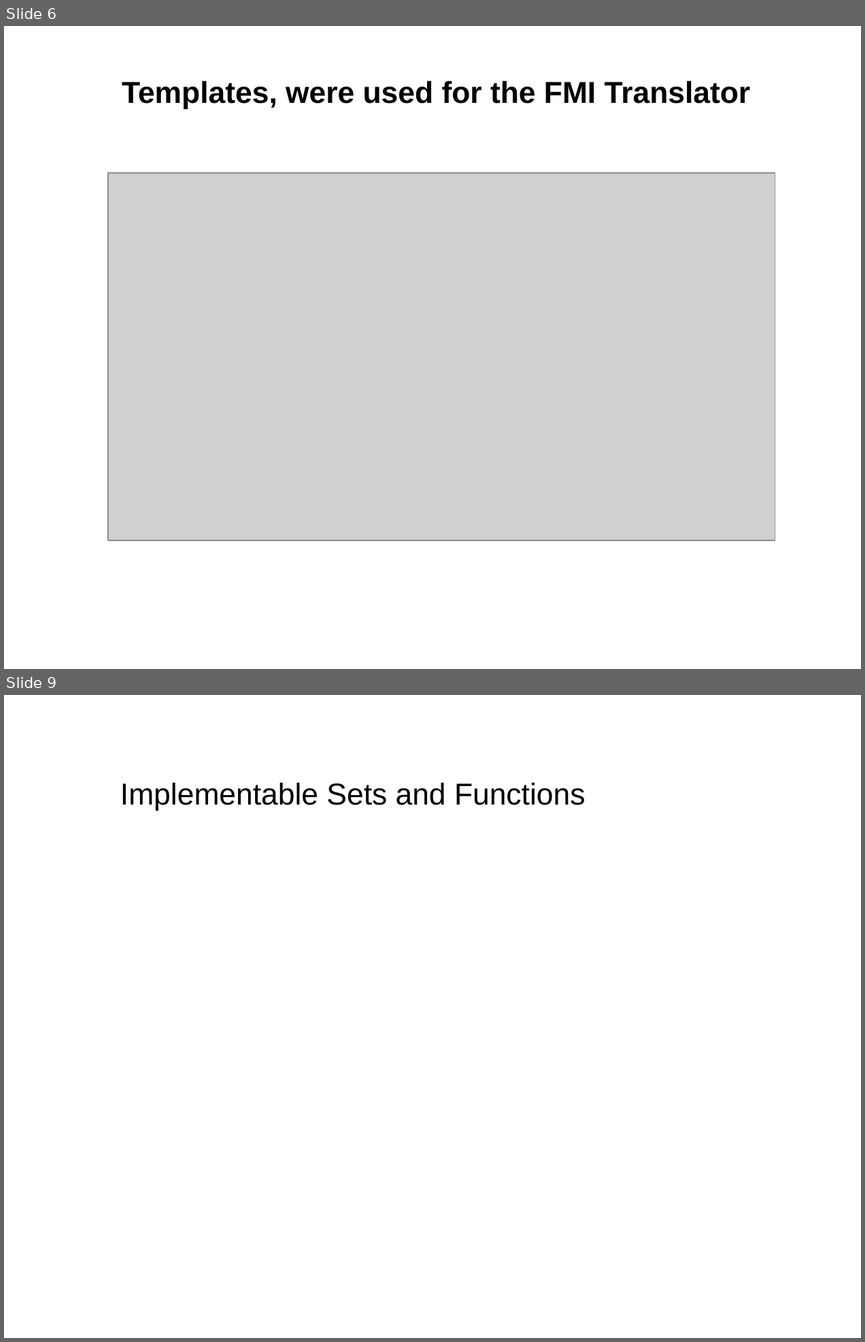
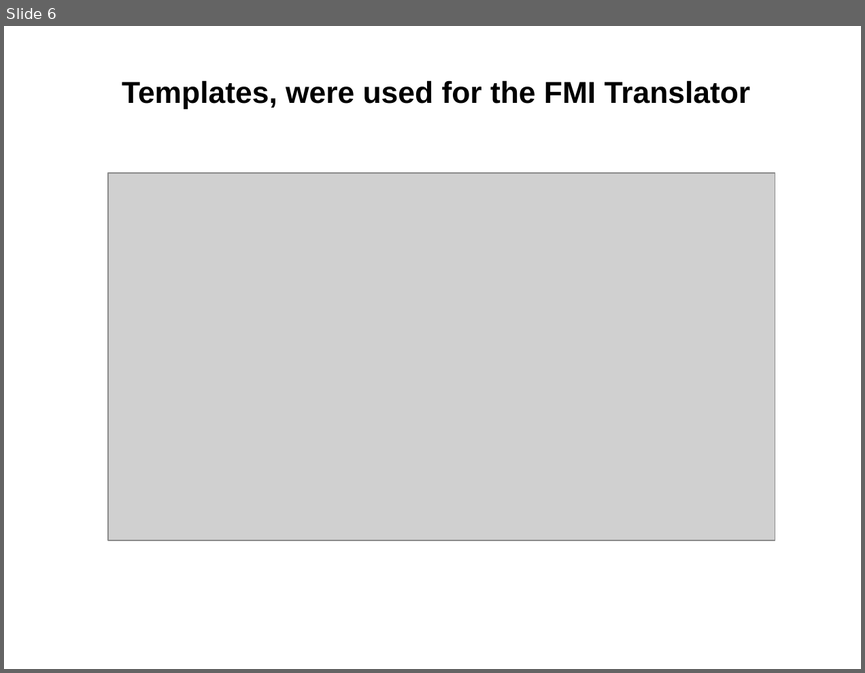
Before and after one commit to weetmuts/rodin-b-sharp-iUML_B_Utils, a slide deck: work/store/Writing/RUDW2014(accepted)/presentation/presentation.odp. Shown one above the other, each under a label of ours: slides 6 and 9 before the commit, slide 6 after it; the slides between them are not shown. The pictures are 865x1342 and 865x673 pixels, drawn with LibreOffice and Linux fonts; fonts in the diff are those of the drawing; grey boxes stand for pictures. Boxes give left, top, right and bottom in pixels: in the first picture for what was removed or moved away, otherwise in the second. Text is boxed around its words. In the diff, an @@ line names an element or a change of style, - is before the commit and + after.

```diff
--- a/work/store/Writing/RUDW2014(accepted)/presentation/presentation.odp
+++ b/work/store/Writing/RUDW2014(accepted)/presentation/presentation.odp
@@ slide 9 removed at (4, 695, 861, 1338), background #FFFFFF @@
@@ text removed at (120, 782, 585, 811) @@
-  Implementable Sets and Functions
```
Also in this commit, not shown: 6 slides changed, 5 slides added, 6 other files.
